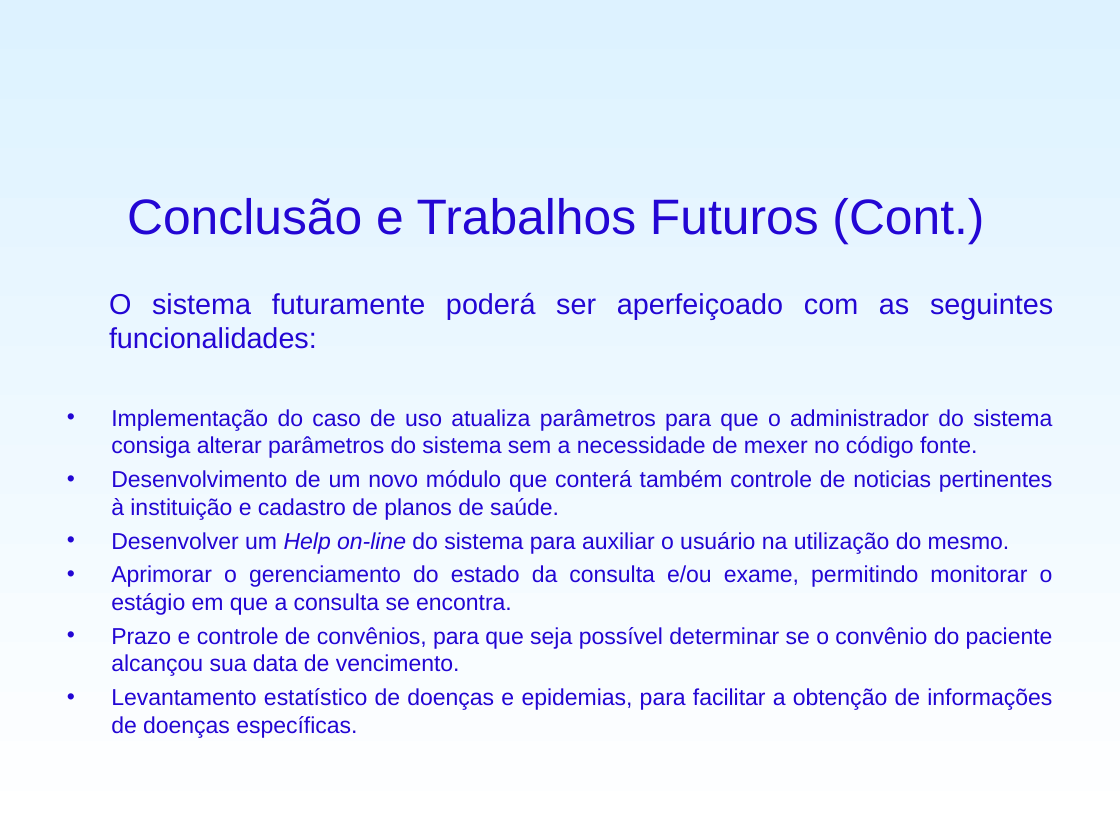
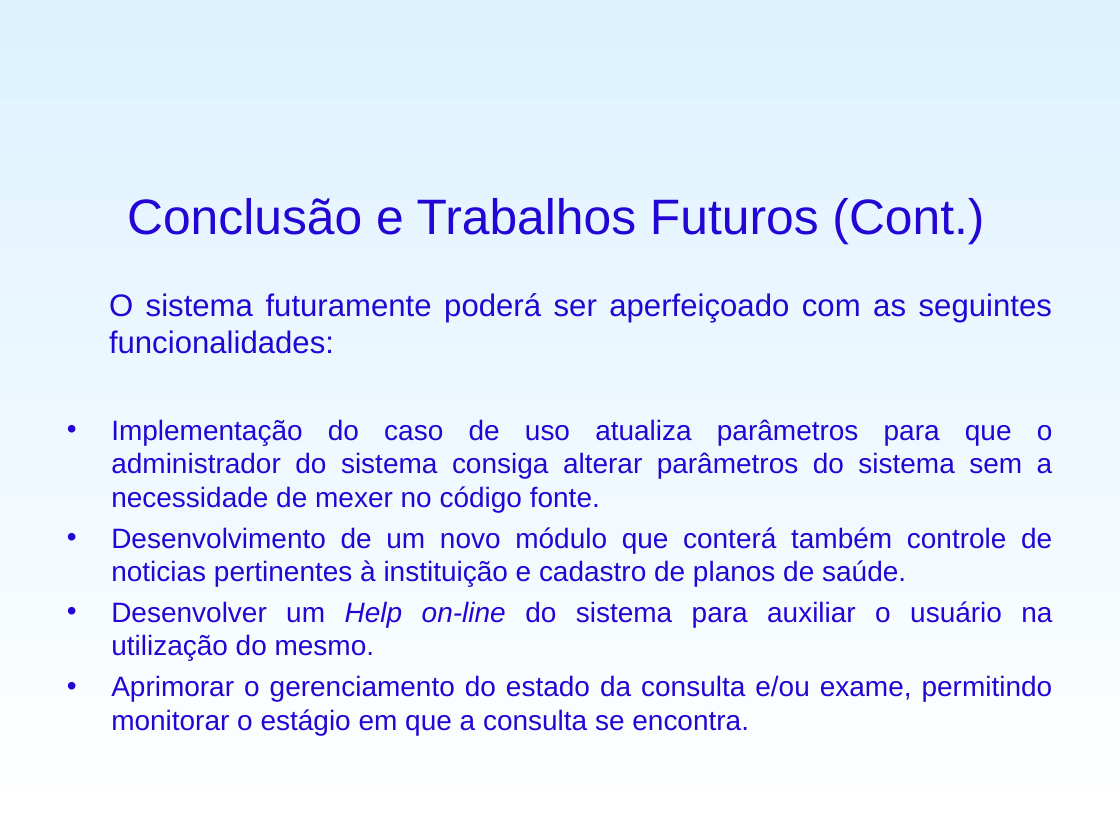
Before and after one commit to fygarciaj/spammichelangelo, a slide deck: slide 18 of SisPAM/PreProjeto/ApresentaçãoTCC.ppt. Drawn at 1120x840 pixels with LibreOffice and Linux fonts; fonts in the diff are those of the drawing; background and template pictures are left out. Boxes give left, top, right and bottom in pixels: in the first picture for what was removed or moved away, otherwise in the second. Text is boxed around its words. In the diff, an @@ line names an element or a change of style, - is before the commit and + after.

```diff
--- a/SisPAM/PreProjeto/ApresentaçãoTCC.ppt
+++ b/SisPAM/PreProjeto/ApresentaçãoTCC.ppt
@@ text "O sistema futuramente poderá ser ..." at (109,293,1053,735): size 18.5 to 20 pt in "O sistema futuramente poderá ser aperfeiçoado com ..."; size 14.8 to 18 pt in "Implementação do caso de uso atualiza parâmetros ...", "Desenvolvimento de um novo módulo que conterá ...", "Desenvolver um Help on-line do sistema para ...", "Aprimorar o gerenciamento do estado da consulta ..." @@
@@ text at (111,627,1053,738): paragraphs removed @@
-  • Prazo e controle de convênios, para que seja possível determinar se o convênio do paciente alcançou sua data de vencimento.
-  • Levantamento estatístico de doenças e epidemias, para facilitar a obtenção de informações de doenças específicas.
```
Also in this commit, not shown: 2 other slides changed, 1 slide added.
